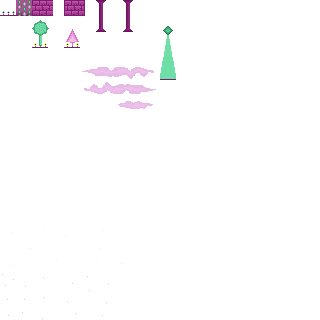
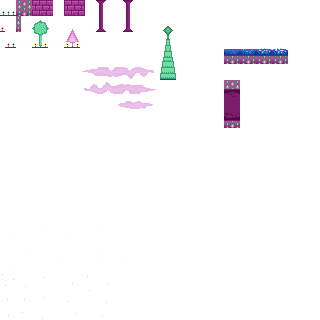
The second 320×320 image is a revision of the first. Changes to its layers:
painted on "tilesheet.png" over (x1=0, y1=16, x2=288, y2=128)
